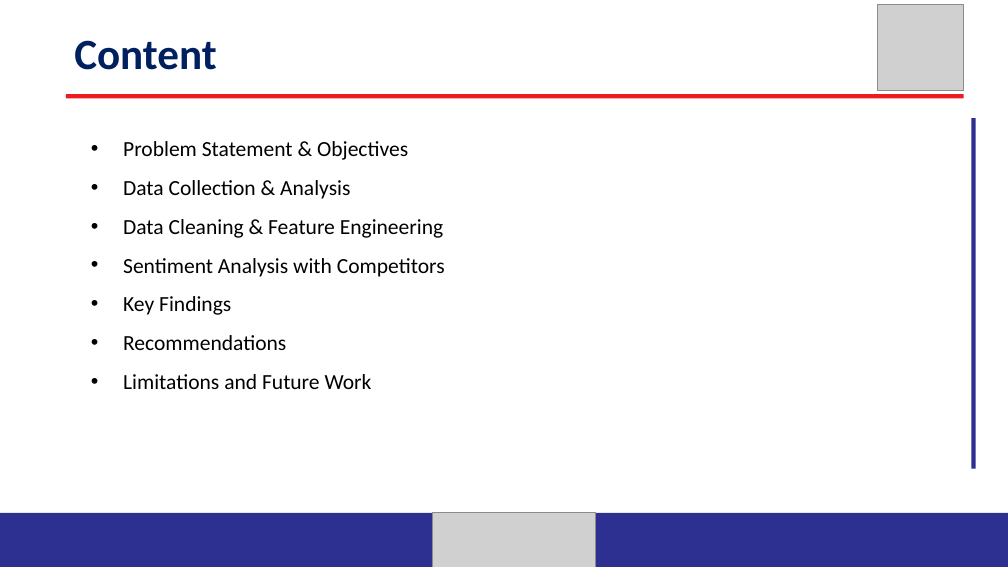
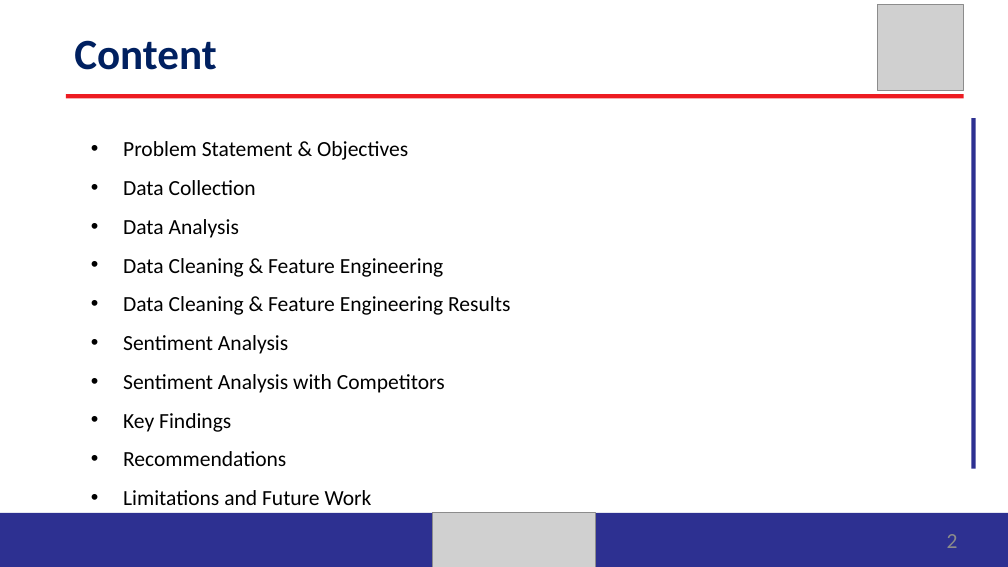
Before and after one commit to Rushanthi23/canadapost_sentiment_analysis, a slide deck: slide 2 of FinalProject_Group2_NLP.pptx. Drawn at 1008x567 pixels with LibreOffice and Linux fonts; fonts in the diff are those of the drawing; grey boxes stand for pictures. Boxes give left, top, right and bottom in pixels: in the first picture for what was removed or moved away, otherwise in the second. Text is boxed around its words. In the diff, an @@ line names an element or a change of style, - is before the commit and + after.

```diff
--- a/FinalProject_Group2_NLP.pptx
+++ b/FinalProject_Group2_NLP.pptx
@@ text at box(123, 180, 256, 238): text changed @@
-• Data Collection & Analysis
+• Data Collection
+• Data Analysis
@@ text at box(123, 296, 510, 354): paragraphs added @@
+• Data Cleaning & Feature Engineering Results
+• Sentiment Analysis
@@ page number added at box(947, 534, 958, 548), 18 pt, text #8C8C8C @@
+2
```
Also in this commit, not shown: 10 other slides changed, 6 slides added, 1 other file.
